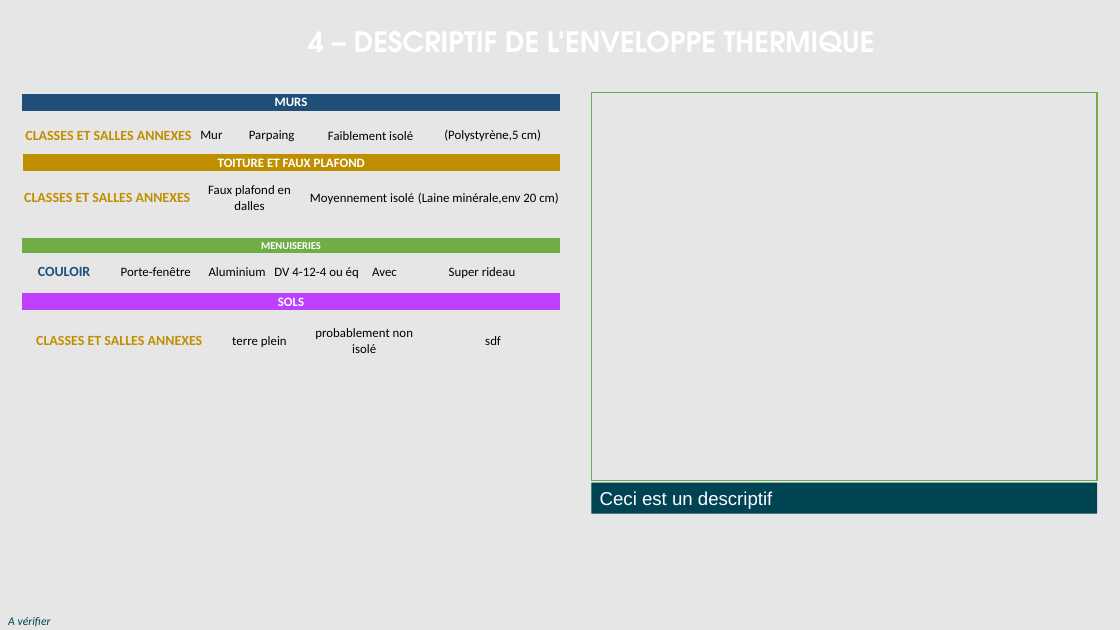
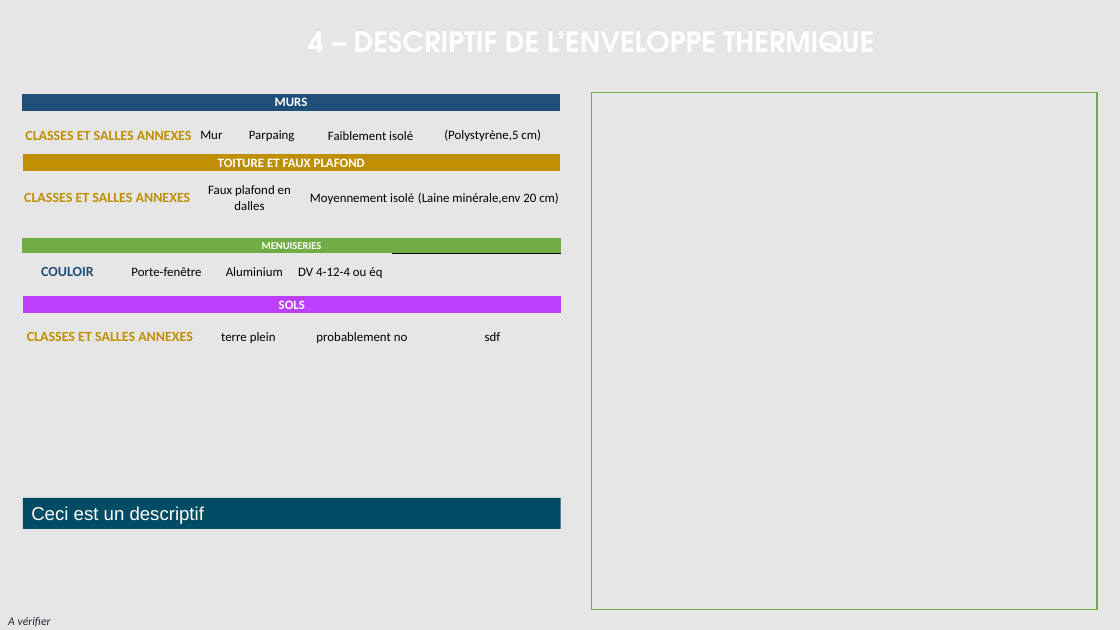
Before and after one commit to sigsieml/super-cep, a slide deck: slide 5 of app/src/main/assets/powerpointvierge.pptx. Drawn at 1120x630 pixels with LibreOffice and Linux fonts; fonts in the diff are those of the drawing; background and template pictures are left out. Boxes give left, top, right and bottom in pixels: in the first picture for what was removed or moved away, otherwise in the second. Text is boxed around its words. In the diff, an @@ line names an element or a change of style, - is before the commit and + after.

```diff
--- a/app/src/main/assets/powerpointvierge.pptx
+++ b/app/src/main/assets/powerpointvierge.pptx
@@ rectangle: place and size @@
-rectangle at <box>592,92,1097,481</box>
+rectangle at <box>592,92,1097,610</box>
@@ table at <box>22,239,560,282</box> @@
-column 5:  |  | Avec
-column 6:  |  | Super rideau
+column 5:  |  | 
@@ table at <box>23,297,560,347</box> @@
-row 3, column 3: probablement non isolé
+row 3, column 3: probablement no
@@ table: place and size @@
-table at <box>22,293,560,357</box>
+table at <box>23,297,560,347</box>
@@ rectangle "Ceci est un descriptif": place and size @@
-rectangle "Ceci est un descriptif" at <box>592,483,1097,514</box>
+rectangle "Ceci est un descriptif" at <box>23,498,560,529</box>
@@ rectangle "Ceci est un descriptif" at <box>23,498,560,529</box>: fill #004353 to #004C64 @@
@@ text "A vérifier" at <box>8,617,51,627</box>: text colour #004353 to #222B35 @@
```
Also in this commit, not shown: 6 other slides changed, 2 other files.
